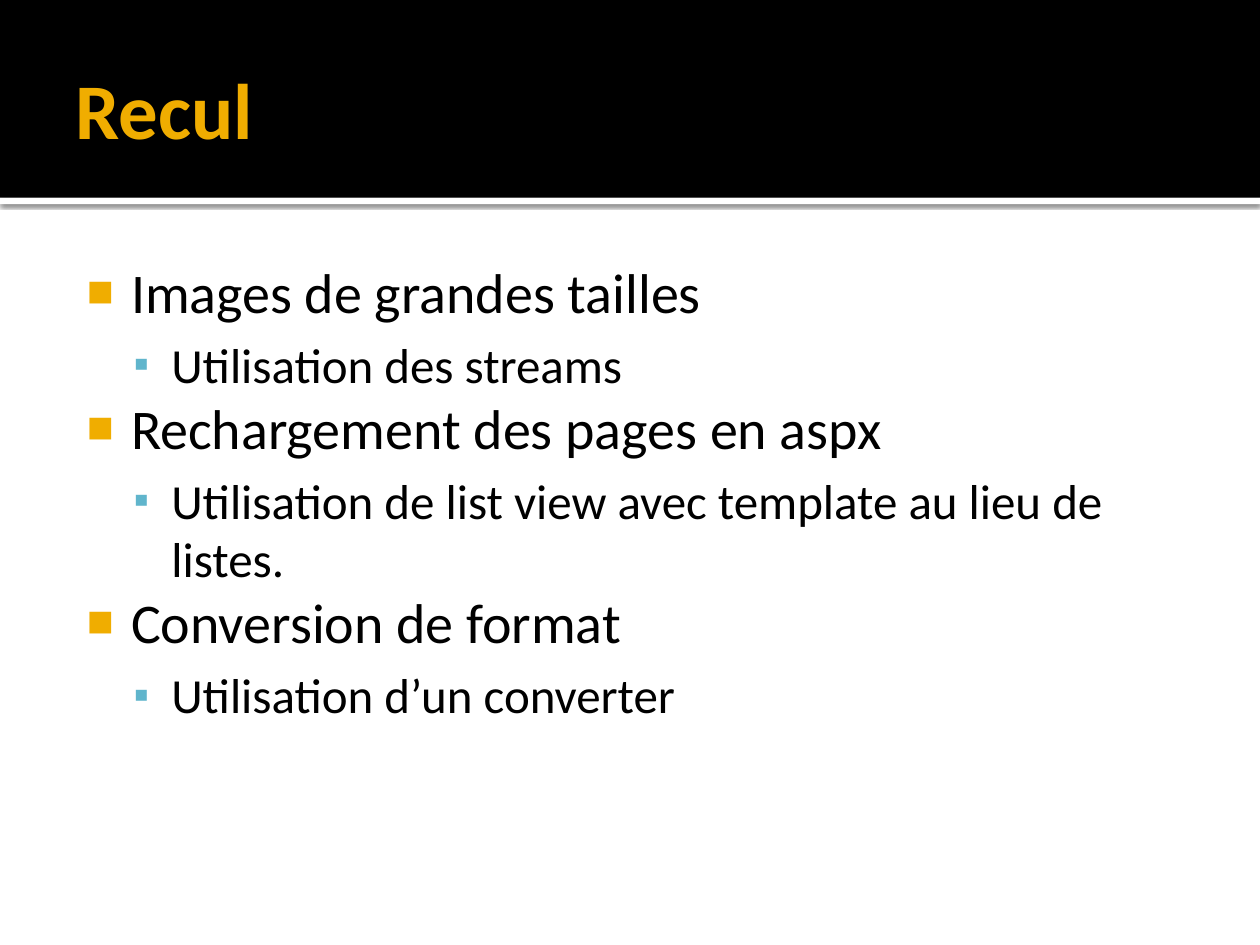
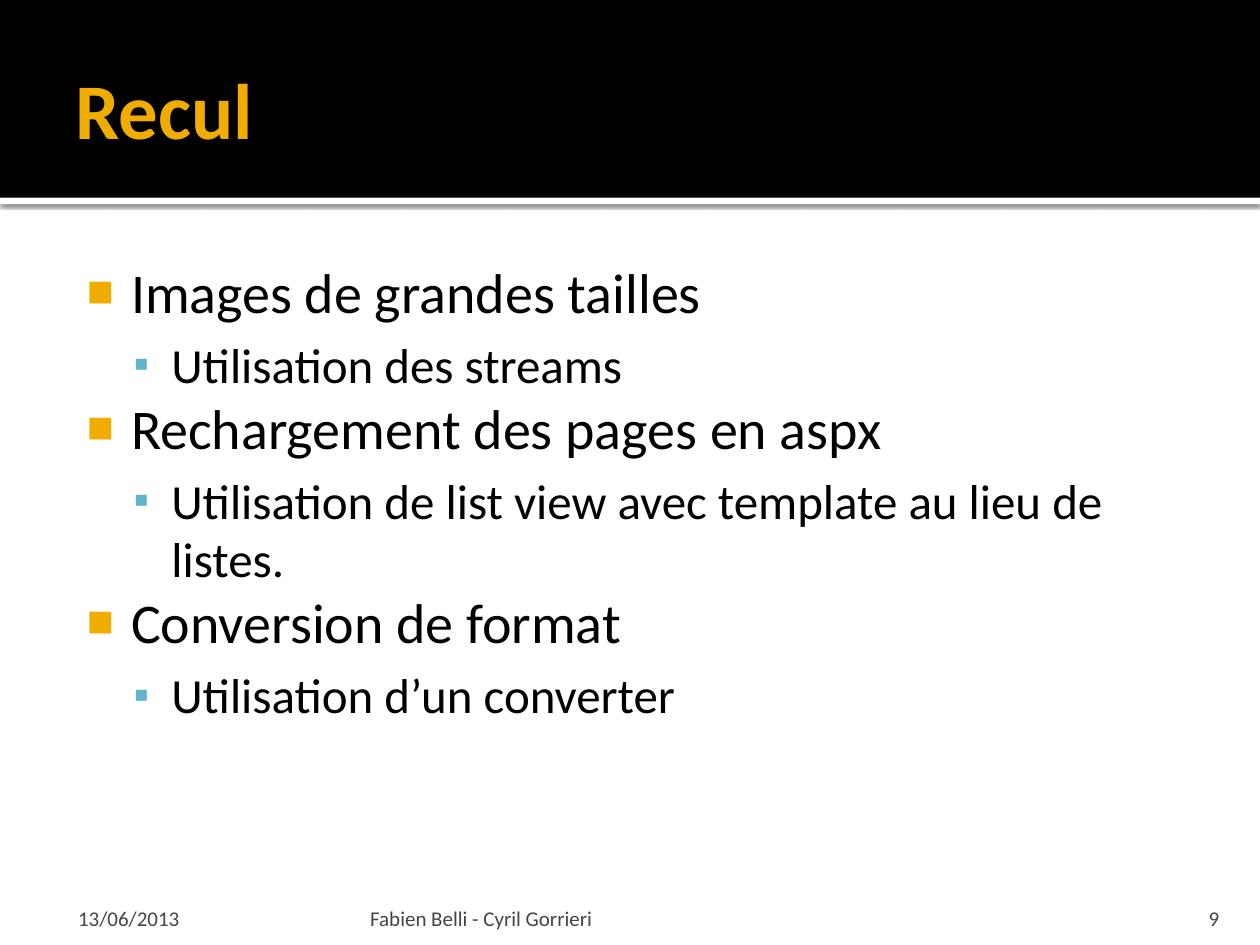
Before and after one commit to FabienInspiron/Polytech_Picasa_Like, a slide deck: slide 9 of MiniProjetComplet/Rapport/Presentation c#.pptx. Drawn at 1260x945 pixels with LibreOffice and Linux fonts; fonts in the diff are those of the drawing. Boxes give left, top, right and bottom in pixels: in the first picture for what was removed or moved away, otherwise in the second. Text is boxed around its words. In the diff, an @@ line names an element or a change of style, - is before the commit and + after.

```diff
--- a/MiniProjetComplet/Rapport/Presentation c#.pptx
+++ b/MiniProjetComplet/Rapport/Presentation c#.pptx
@@ text added at [78,911,179,927], 12 pt, text #454545 @@
+13/06/2013
@@ text added at [370,911,592,930], 12 pt, text #454545 @@
+Fabien Belli - Cyril Gorrieri
@@ page number added at [1209,912,1220,926], 12 pt, text #454545 @@
+9
```
Also in this commit, not shown: 7 other slides changed, 2 slides added, 2 slides removed, 3 other files.
